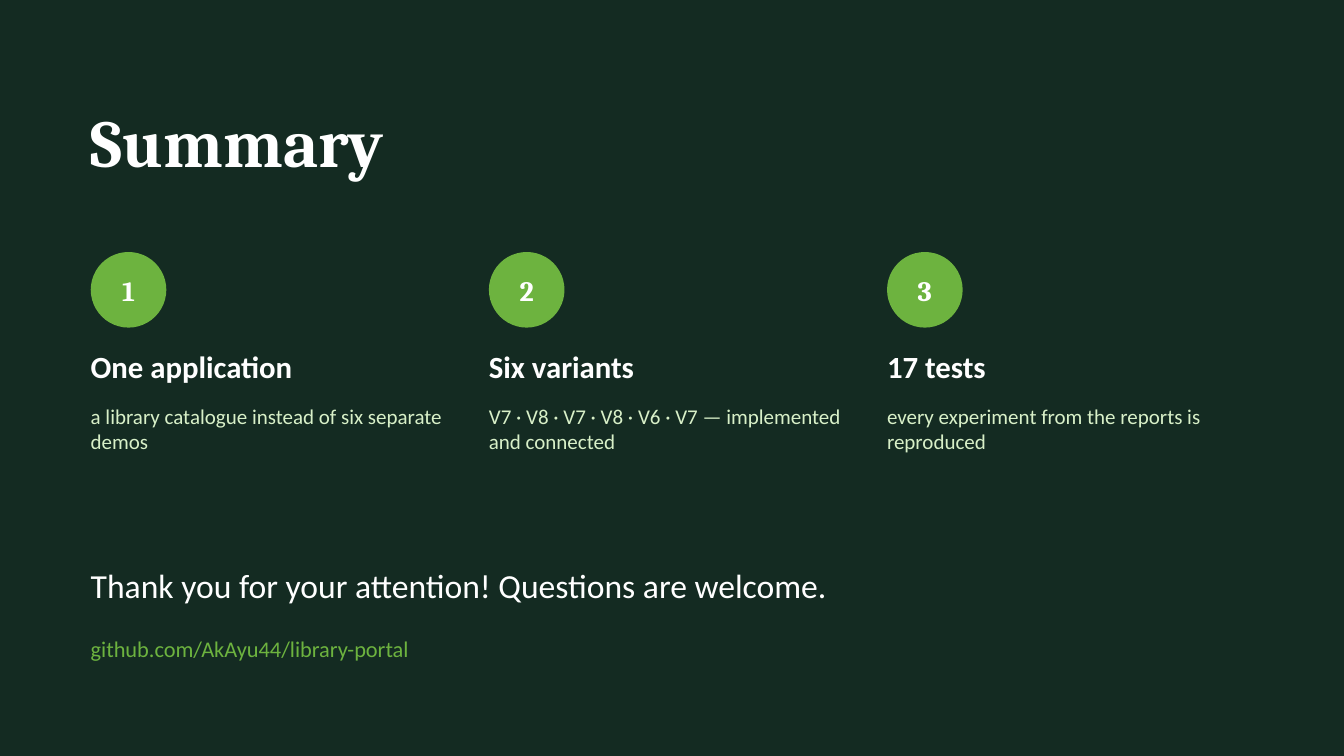
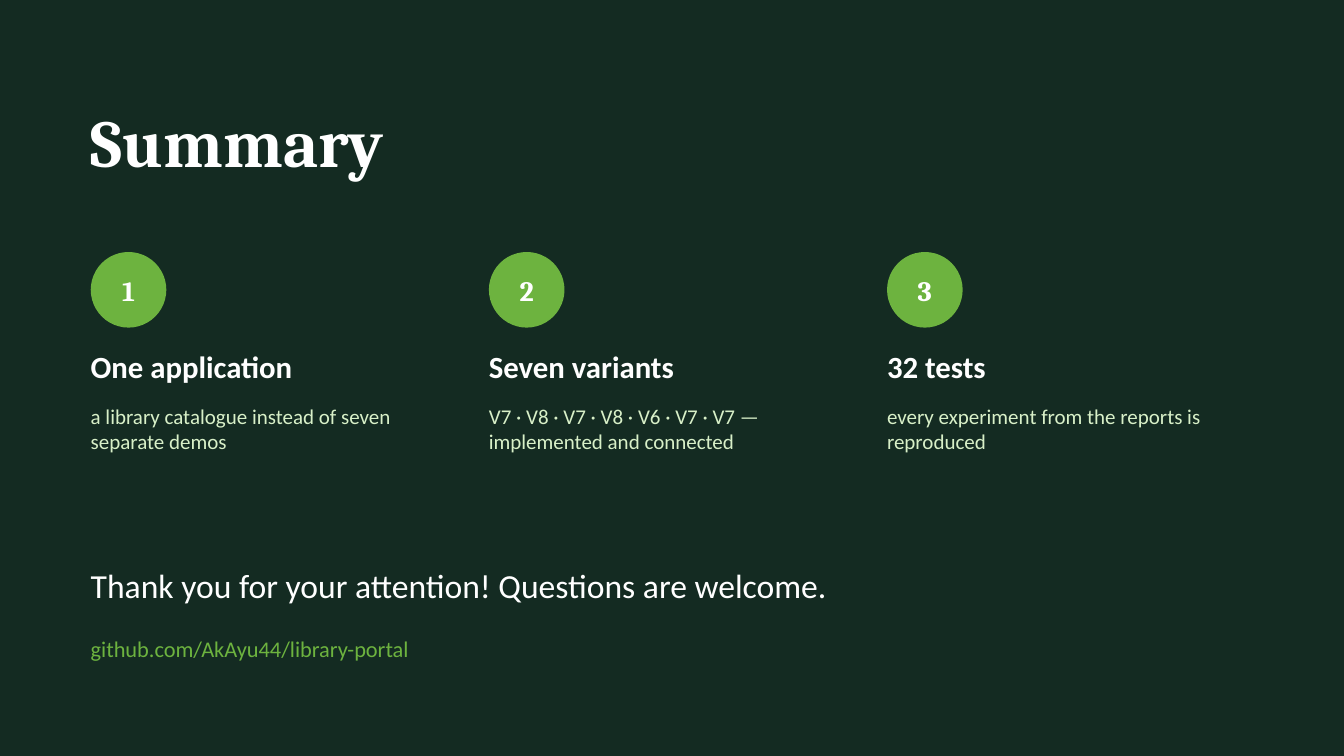
Before and after one commit to AkAyu44/library-portal, a slide deck: slide 16 of docs/Defense_Presentation.pptx (slide 14 before the commit). Drawn at 1344x756 pixels with LibreOffice and Linux fonts; fonts in the diff are those of the drawing. Boxes give left, top, right and bottom in pixels: in the first picture for what was removed or moved away, otherwise in the second. Text is boxed around its words. In the diff, an @@ line names an element or a change of style, - is before the commit and + after.

```diff
--- a/docs/Defense_Presentation.pptx
+++ b/docs/Defense_Presentation.pptx
@@ text at bbox=[489, 356, 674, 379]: text changed @@
-Six variants
+Seven variants
@@ text at bbox=[887, 358, 986, 379]: text changed @@
-17 tests
+32 tests
@@ text at bbox=[91, 409, 390, 453]: text changed @@
-a library catalogue instead of six separate demos
+a library catalogue instead of seven separate demos
@@ text at bbox=[489, 409, 736, 453]: text changed @@
-V7 · V8 · V7 · V8 · V6 · V7 — implemented and connected
+V7 · V8 · V7 · V8 · V6 · V7 · V7 — implemented and connected
```
Also in this commit, not shown: 7 other slides changed, 2 slides added, 26 other files.
